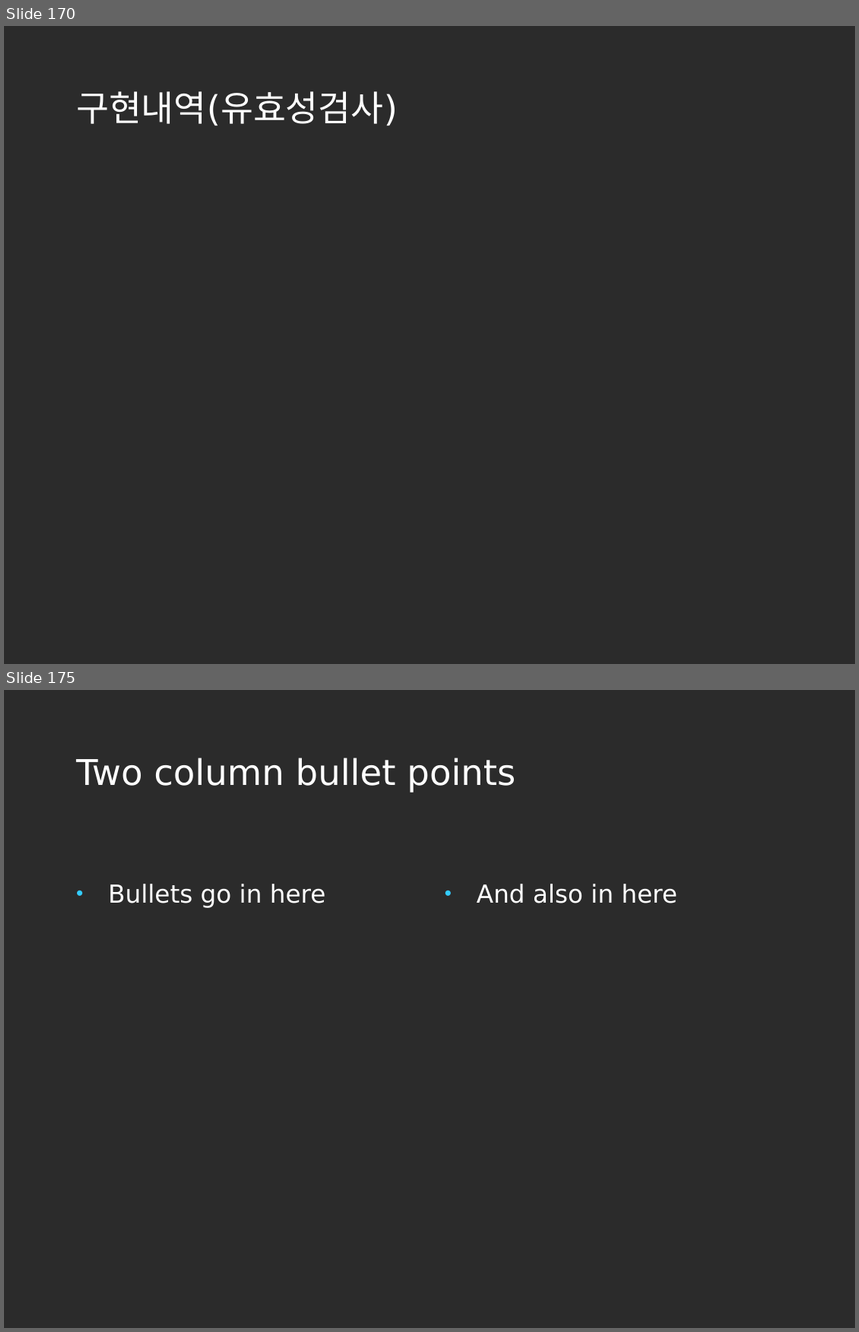
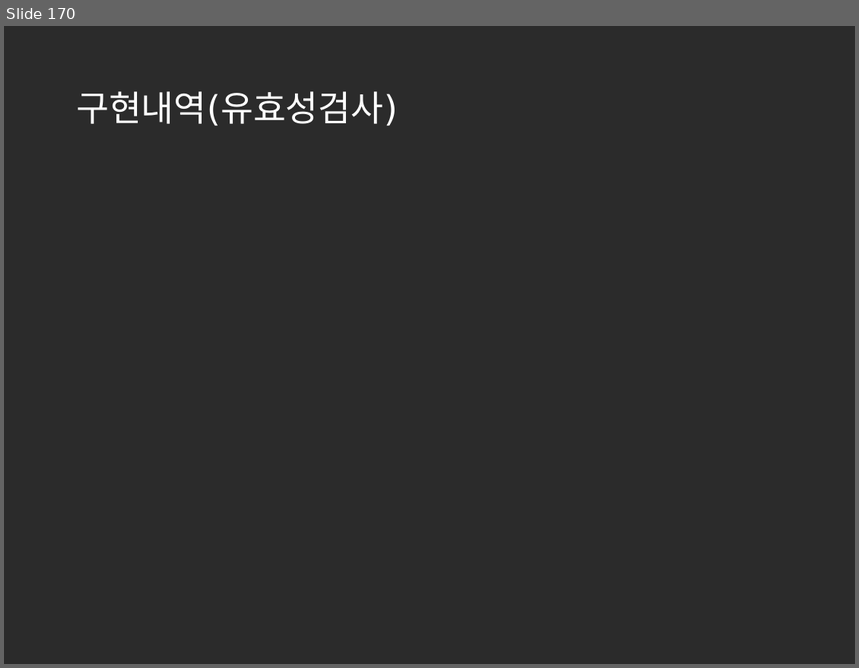
Before and after one commit to korea600/useful, a slide deck: Useful/UML/Presentation/useful_ppt_초안(수정중).pptx. Shown one above the other, each under a label of ours: slides 170 and 175 before the commit, slide 170 after it; the slides between them are not shown. The pictures are 859x1332 and 859x668 pixels, drawn with LibreOffice and Linux fonts; fonts in the diff are those of the drawing; background and template pictures are left out; a plain dark background stands for a picture behind light text. Boxes give left, top, right and bottom in pixels: in the first picture for what was removed or moved away, otherwise in the second. Text is boxed around its words. In the diff, an @@ line names an element or a change of style, - is before the commit and + after.

```diff
--- a/Useful/UML/Presentation/useful_ppt_초안(수정중).pptx
+++ b/Useful/UML/Presentation/useful_ppt_초안(수정중).pptx
@@ slide 175 removed at [4,690,855,1328], background picture (left out) @@
@@ title removed at [76,758,515,793] @@
-Two column bullet points
@@ text removed at [108,884,326,908] @@
-• Bullets go in here
@@ text removed at [477,884,678,904] @@
-• And also in here
```
Also in this commit, not shown: 6 other slides removed.
